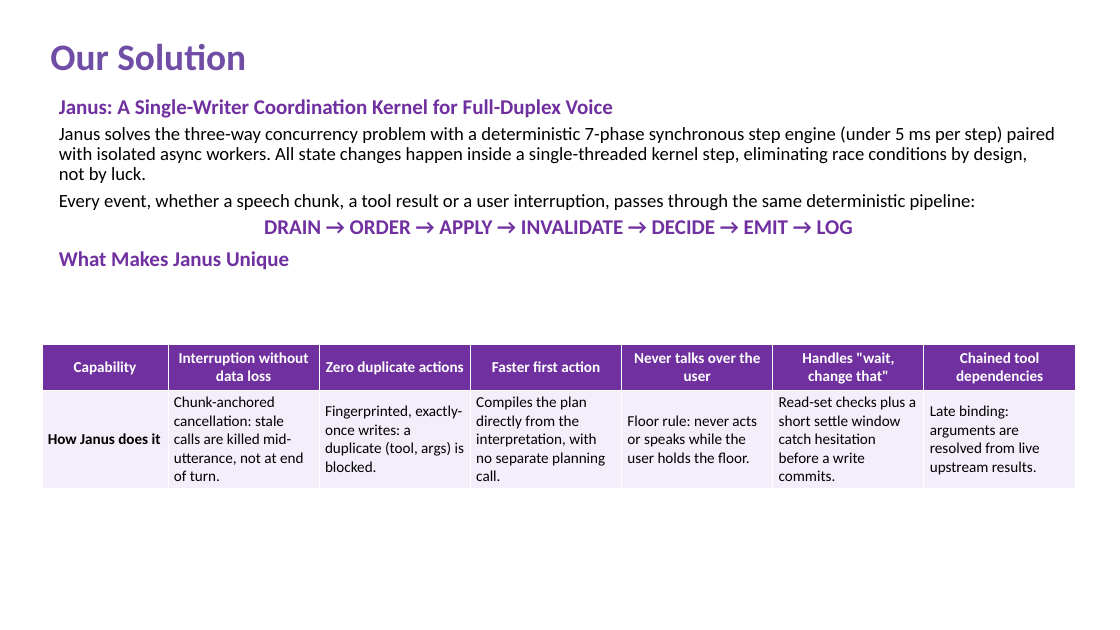
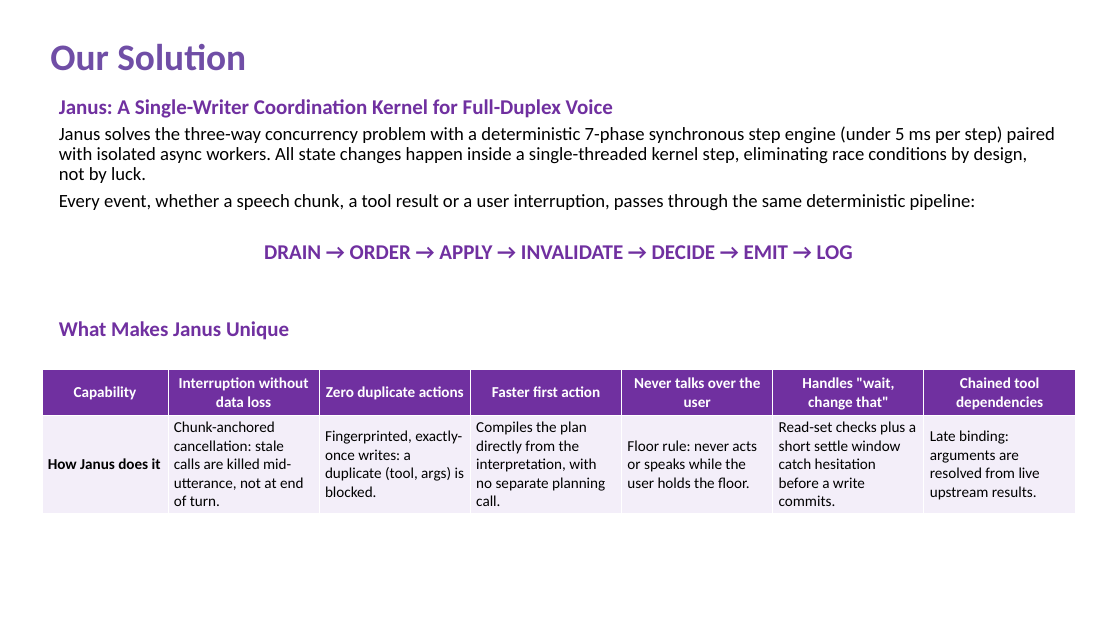
Before and after one commit to AdithyaSanthosh-P/Janus, a slide deck: slide 3 of VITVellore_AICA_Submission.pptx. Drawn at 1120x630 pixels with LibreOffice and Linux fonts; fonts in the diff are those of the drawing. Boxes give left, top, right and bottom in pixels: in the first picture for what was removed or moved away, otherwise in the second. Text is boxed around its words. In the diff, an @@ line names an element or a change of style, - is before the commit and + after.

```diff
--- a/VITVellore_AICA_Submission.pptx
+++ b/VITVellore_AICA_Submission.pptx
@@ text "Janus: A Single-Writer Coordination Kernel ..." rewrapped from (x1=59, y1=99, x2=1055, y2=270) to (x1=59, y1=99, x2=1055, y2=340) @@
@@ table moved from (x1=42, y1=344, x2=1075, y2=485) to (x1=42, y1=370, x2=1075, y2=512) @@
```
Also in this commit, not shown: 7 other slides changed, 1 other file.
